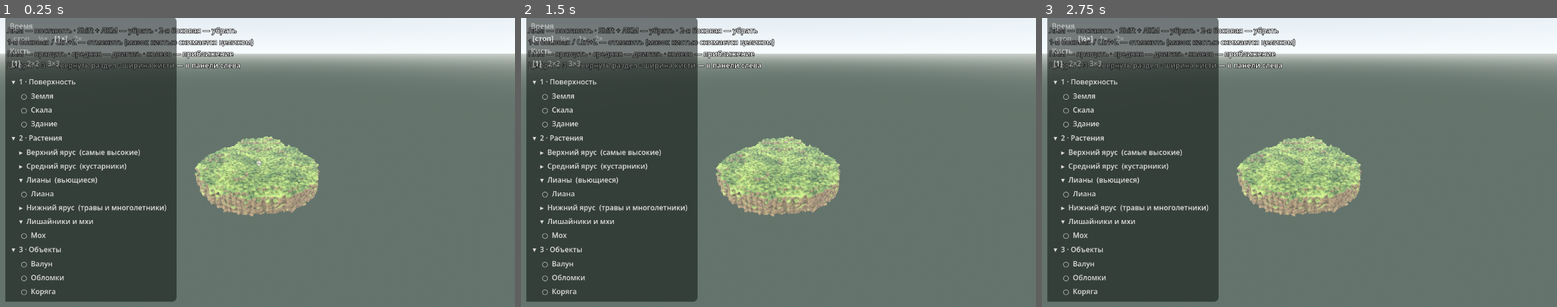
Above: before the commit, frames 1-3 (left to right).
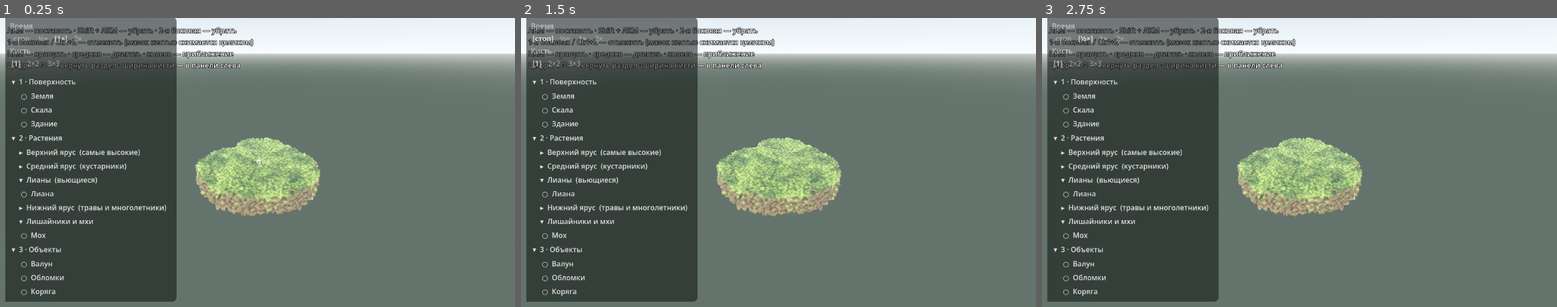
Above: after the commit, the same moments.

Repository: Vi223-TeaThreat/TeaTrap
Game: Godot game, scene res://Space.tscn
The game is run twice, just before and just after one commit, with the same random seed, the same clock (stepped at 60 frames per second) and the same inputs.
Inputs:
- Up to frame 1 (0.25 s): no input
- Up to frame 2 (1.5 s): click "стоп" at 0.5 s; click "[стоп]" at 1.25 s
- Up to frame 3 (2.75 s): click "½×" at 2 s

The runs differ from the first frame. In frame 1, 2.4% of the frame differs, in the area x 37-63%, y 40-69%; in frame 2, 2.4%; in frame 3, 2.4%.

Commit message:
Гладкая поверхность: столбцы семян следуют за рельефом
Верхняя грань ячейки — плоскость посередине между её семенем и пустым
семенем над ним. Пока семена стояли на уровнях решётки, граница породы
могла лечь только на половинные уровни: остров выходил ступенчатым.
А когда семена гуляли по высоте свободно, соседние грани вставали на разной
высоте — поверхность собиралась из фасеток, отсюда бугры, тёмные щели
между ними и шипы.

Теперь весь столбец семян сдвигается по высоте так, чтобы граница легла
ровно на расчётную высоту рельефа. Разброс по высоте внутри столбца оставлен
малым, чтобы ячейки не выродились в вертикальные призмы. Рельеф считается
в два масштаба: крупная волна задаёт холмы, мелкая ломает её горизонтали.

Заодно: семя не отходит от своего узла дальше заданного предела, соседей
раздвигаем только в плане, переплав усилен до 0.72.

Diff:
--- a/Shell.gd
+++ b/Shell.gd
@@ -24,7 +24,7 @@
 #  но вчетверо дороже, а пересборка куска обязана оставаться быстрой.
 # =============================================================================
 
-const MELT: float = 0.62          # насколько сильнее обычного оплывает форма
+const MELT: float = 0.72          # насколько сильнее обычного оплывает форма
 
 
 # Вход: вершины, грани (петли номеров вершин, обход наружу) и цвет каждой грани.
--- a/SpaceGrid.gd
+++ b/SpaceGrid.gd
@@ -40,6 +40,7 @@
 var _vert_hash: Dictionary = {}
 var _cell_size: float = 1.8
 var _node_index: Dictionary = {}  # узел решётки Vector3i -> номер семени
+var _col_top: Dictionary = {}     # столбец Vector2i -> верхний заполненный уровень
 var _play: PackedByteArray = PackedByteArray()    # семя внутри играбельного объёма
 var _built: PackedByteArray = PackedByteArray()   # ячейку уже вырезали
 const NO_CELL := {"faces": [], "valid": false}
@@ -63,15 +64,22 @@
 	var rng := RandomNumberGenerator.new()
 	rng.seed = grid_seed
 
+	# Рельеф в ДВА масштаба: крупная волна задаёт холмы, мелкая ломает её
+	# горизонтали на неправильные пятна.
 	var shape := FastNoiseLite.new()
 	shape.seed = grid_seed
 	shape.noise_type = FastNoiseLite.TYPE_SIMPLEX_SMOOTH
 	shape.frequency = 0.045
+	var detail := FastNoiseLite.new()
+	detail.seed = grid_seed + 7717
+	detail.noise_type = FastNoiseLite.TYPE_SIMPLEX_SMOOTH
+	detail.frequency = 0.26
 
 	# Семена берём с запасом за краем: у крайних ячеек нет всех соседей,
 	# их не удаётся замкнуть, и мы их отбрасываем.
 	var margin := spacing * 2.0
-	_scatter(_play_radius + margin, _play_high + margin, _play_low - margin, rng)
+	_scatter(_play_radius + margin, _play_high + margin, _play_low - margin, rng,
+		shape, detail, top)
 	_build_seed_hash()
 	_build_cells()
 	_mark_terrain(radius, top, bottom, shape)
@@ -85,28 +93,58 @@
 # лепёшками. Поэтому подошедшее вплотную семя ОТОДВИГАЕМ: разброс остаётся,
 # вырожденные пары исчезают.
 const MIN_SEP: float = 0.62       # доля шага, ближе семена не подпускаем
-const JITTER: float = 0.30        # доля шага, на которую семя гуляет от узла
-
-func _scatter(radius: float, top: float, bottom: float, rng: RandomNumberGenerator) -> void:
+const JITTER: float = 0.34        # разброс семени в плане
+# По ВЫСОТЕ разброс много меньше, и это главное для гладкости.
+# Верхняя грань ячейки — плоскость посередине между её семенем и пустым
+# семенем над ним. Гуляет семя по высоте — гуляют и верхние грани соседей,
+# и поверхность собирается из фасеток на разной высоте: бугры, щели между
+# ними и шипы там, где фасетка задралась. Совсем убрать нельзя — ячейки
+# станут вертикальными призмами и мир вернётся к плоской версии.
+const JITTER_Y: float = 0.09
+const OFF_MAX: float = 0.44       # дальше этого семя от своего узла не уходит
+
+func _scatter(radius: float, top_edge: float, bottom: float, rng: RandomNumberGenerator,
+		shape: FastNoiseLite, detail: FastNoiseLite, top: float) -> void:
 	seeds = PackedVector3Array()
 	lattice = PackedVector3Array()
 	_node_index = {}
+	_col_top = {}
 	var gap := _spacing * MIN_SEP
 	var nx := int(ceil(radius / _spacing)) + 1
 	var ny_lo := int(floor(bottom / _spacing)) - 1
-	var ny_hi := int(ceil(top / _spacing)) + 1
+	var ny_hi := int(ceil(top_edge / _spacing)) + 1
 	for i in range(-nx, nx + 1):
-		for j in range(ny_lo, ny_hi + 1):
-			for k in range(-nx, nx + 1):
+		for k in range(-nx, nx + 1):
+			# ВЕСЬ СТОЛБЕЦ СЕМЯН СДВИГАЕТСЯ ПО ВЫСОТЕ так, чтобы граница породы
+			# легла ровно на расчётную высоту рельефа.
+			#
+			# Верхняя грань ячейки — плоскость посередине между её семенем и
+			# пустым семенем над ним. Пока семена сидели на уровнях решётки,
+			# эта граница могла оказаться только на половинных уровнях: остров
+			# выходил ступенчатым, плоские площадки и уступы между ними. Сдвинув
+			# столбец на нужную долю шага, мы сажаем границу точно на рельеф —
+			# уступы исчезают, поверхность идёт плавно.
+			#
+			# Сдвиг у соседних столбцов разный, но семена от этого не съезжают
+			# друг относительно друга: где сдвиг перескакивает на целый шаг, там
+			# на шаг меняется и номер уровня, а высоты остаются прежними.
+			var cx := float(i) * _spacing
+			var cz := float(k) * _spacing
+			var height: float = shape.get_noise_2d(cx, cz) * (top * 0.8) \
+				+ detail.get_noise_2d(cx, cz) * (_spacing * 0.9)
+			var steps: float = height / _spacing
+			var last := int(round(steps - 0.5))       # верхний заполненный уровень
+			var shift: float = steps - 0.5 - float(last)
+			_col_top[Vector2i(i, k)] = last
+
+			for j in range(ny_lo, ny_hi + 1):
 				var node := Vector3(i, j, k) * _spacing
-				# Разброс умеренный. При большом семя на кромке улетает далеко
-				# от своего узла, его ячейка вылезает наружу и после
-				# сглаживания превращается в колючий шип.
 				var p := node + Vector3(rng.randf_range(-JITTER, JITTER),
-					rng.randf_range(-JITTER, JITTER), rng.randf_range(-JITTER, JITTER)) * _spacing
+					shift + rng.randf_range(-JITTER_Y, JITTER_Y),
+					rng.randf_range(-JITTER, JITTER)) * _spacing
 				if Vector2(p.x, p.z).length() > radius:
 					continue
-				if p.y < bottom or p.y > top:
+				if p.y < bottom or p.y > top_edge:
 					continue
 				# Отодвигаем от уже поставленных соседей по решётке.
 				for dx in range(-1, 2):
@@ -116,16 +154,32 @@
 							if not _node_index.has(key):
 								continue
 							var other: Vector3 = seeds[_node_index[key]]
+							# Раздвигаем ТОЛЬКО в плане: подняв семя, мы вернули бы
+							# ту самую пляску высот, из-за которой поверхность
+							# идёт буграми.
+							# Раздвигаем ТОЛЬКО в плане: подняв семя, мы сбили бы
+							# ему высоту, ради которой весь столбец и сдвигался.
 							var away: Vector3 = p - other
+							away.y = 0.0
 							var far: float = away.length()
 							if far > 0.0001 and far < gap:
+								var lift: float = p.y
 								p = other + away / far * gap
+								p.y = lift
+				# Как бы ни толкали соседи, далеко от своего узла семя в плане
+				# не уходит: иначе его ячейка вылезает за общую поверхность
+				# отдельным шипом.
+				var off := Vector2(p.x - node.x, p.z - node.z)
+				var span: float = off.length()
+				if span > _spacing * OFF_MAX:
+					off = off / span * (_spacing * OFF_MAX)
+					p.x = node.x + off.x
+					p.z = node.z + off.y
 				_node_index[Vector3i(i, j, k)] = seeds.size()
 				seeds.append(p)
 				# Узел решётки запоминаем: по нему размечается порода. Если
-				# мерить по разбросанному семени, береговая линия и верх
-				# острова становятся рваными на масштабе ячейки — остров
-				# покрывается бородавками и ямками.
+				# мерить по разбросанному семени, соседи случайно оказываются
+				# по разные стороны поверхности и она идёт бородавками.
 				lattice.append(node)
 
 
@@ -529,20 +583,21 @@
 		# семена случайно оказываются по разные стороны поверхности, и граница
 		# породы получается рваной на масштабе ячейки. Форма ячеек при этом
 		# остаётся неправильной — рваной становилась именно кромка.
-		# По высоте берём МЕЖДУ узлом и семенем: чистый узел даёт ровные
-		# ступени-террасы вдоль горизонталей, чистое семя — рваную кромку.
-		# Малой доли разброса хватает, чтобы разбить ступени, не разлохматив
-		# поверхность.
+		# Меряем по УЗЛУ решётки: соседние семена не должны случайно оказываться
+		# по разные стороны поверхности.
 		var s: Vector3 = lattice[i]
-		s.y = lerpf(s.y, seeds[i].y, 0.6)
 		if s.y < bottom or s.y > top:
 			continue
-		# Береговая линия слегка гуляет, а верх острова — холмистый.
+		# Береговая линия слегка гуляет.
 		var edge := radius * (1.0 + 0.10 * shape.get_noise_2d(s.x * 2.0, s.z * 2.0))
 		if Vector2(s.x, s.z).length() > edge:
 			continue
-		var surface := shape.get_noise_2d(s.x, s.z) * (top * 0.8)
-		if s.y <= surface:
+		# Докуда заполнен столбец, уже посчитано при разбросе семян — там же,
+		# где считался их сдвиг по высоте. Иначе граница и геометрия разошлись бы.
+		var key := Vector2i(int(round(s.x / _spacing)), int(round(s.z / _spacing)))
+		if not _col_top.has(key):
+			continue
+		if int(round(s.y / _spacing)) <= int(_col_top[key]):
 			solid[i] = true
 
 
